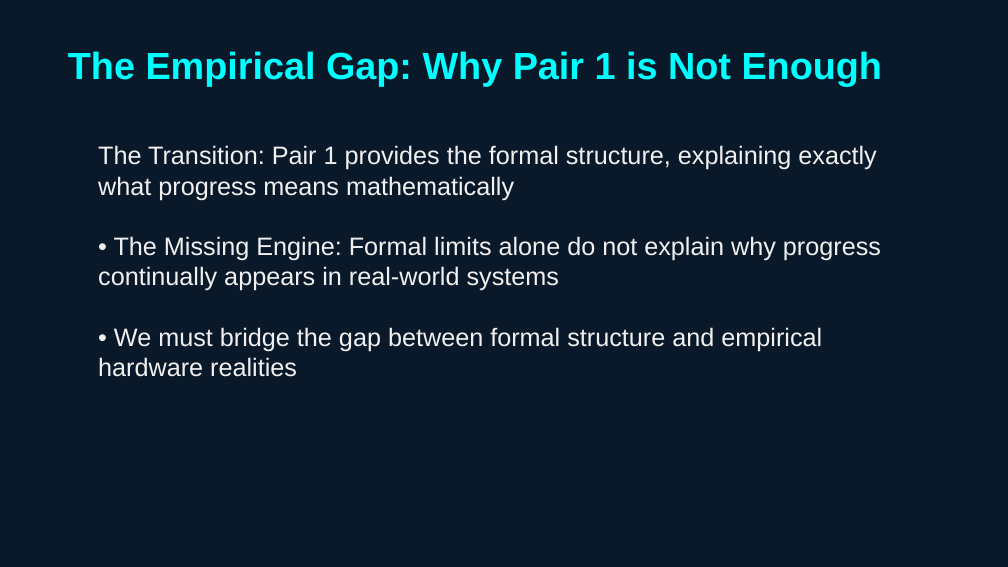
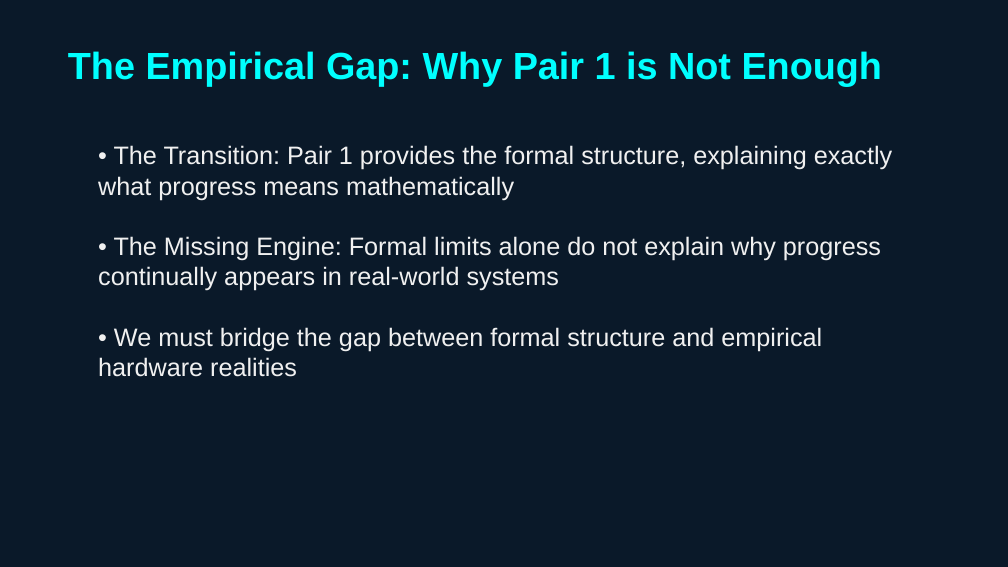
Before and after one commit to chienpinglu/The_AI_Progress_Blueprint, a slide deck: slide 9 of The_AI_Progress_Blueprint.pptx. Drawn at 1008x567 pixels with LibreOffice and Linux fonts; fonts in the diff are those of the drawing. Boxes give left, top, right and bottom in pixels: in the first picture for what was removed or moved away, otherwise in the second. Text is boxed around its words. In the diff, an @@ line names an element or a change of style, - is before the commit and + after.

```diff
--- a/The_AI_Progress_Blueprint.pptx
+++ b/The_AI_Progress_Blueprint.pptx
@@ text at [98, 145, 892, 200]: text changed @@
-The Transition: Pair 1 provides the formal structure, explaining exactly what progress means mathematically
+• The Transition: Pair 1 provides the formal structure, explaining exactly what progress means mathematically
```
Also in this commit, not shown: 8 other slides changed, 1 other file.
